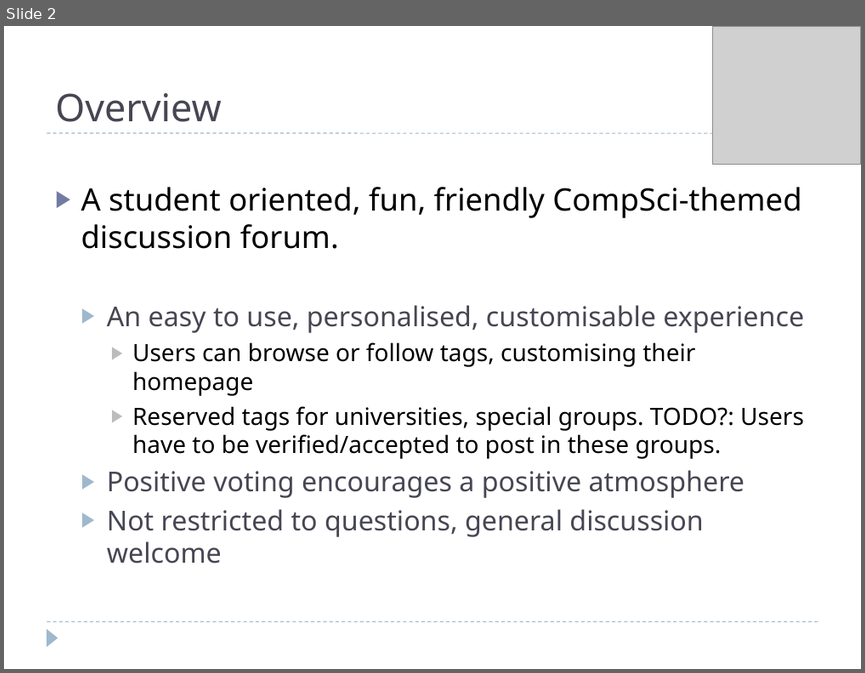
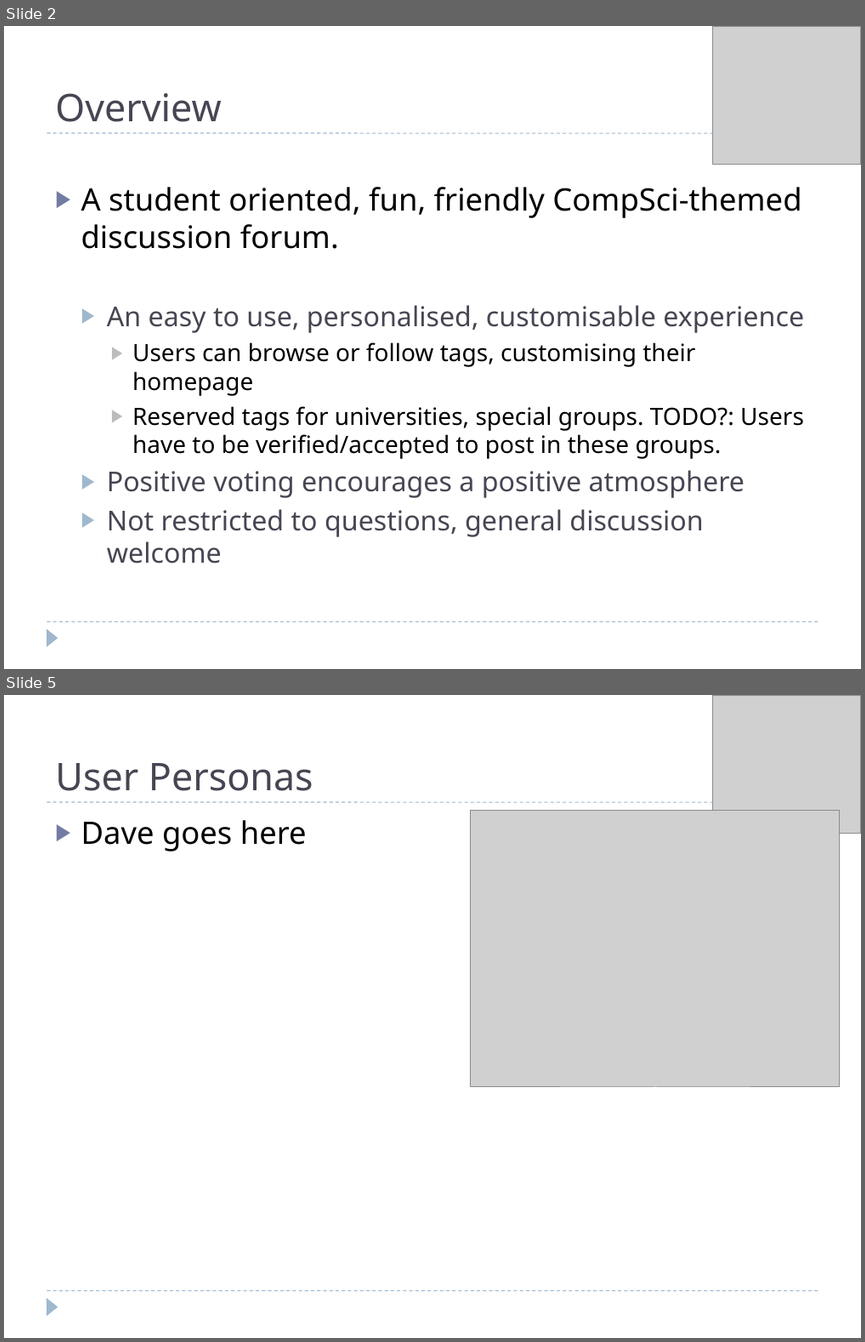
Before and after one commit to projectgoav/studeso, a slide deck: docs/presentation.pptx. Shown one above the other, each under a label of ours: slide 2 before the commit, slides 2 and 5 after it; the slides between them are not shown. The pictures are 865x673 and 865x1342 pixels, drawn with LibreOffice and Linux fonts; fonts in the diff are those of the drawing; grey boxes stand for pictures. Boxes give left, top, right and bottom in pixels: in the first picture for what was removed or moved away, otherwise in the second. Text is boxed around its words. In the diff, an @@ line names an element or a change of style, - is before the commit and + after.

```diff
--- a/docs/presentation.pptx
+++ b/docs/presentation.pptx
@@ slide 5 added at [4, 695, 861, 1338], background #FFFFFF; not listed: 3 template elements that a slide beside it also shows @@
@@ picture added at [713, 695, 861, 833] @@
@@ title added at [55, 763, 313, 791], 32 pt, text #464653 @@
+User Personas
@@ text added at [81, 820, 307, 851], 26 pt, text #000000 @@
+▶ Dave goes here
@@ picture added at [471, 810, 840, 1087] @@
```
Also in this commit, not shown: 3 slides changed, 1 other slide added.
